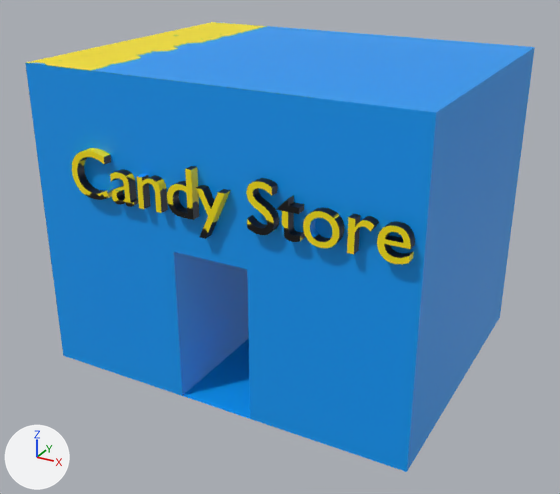
Renders of the FBX model Content/Models/Task6Script/Store_DoorStore.fbx from each side of a commit.
The view is the same before and after, from a camera (50 mm lens) standing at (5.07, -6.76, 5.68) and looking at (0.48, 1.58, 1.51). Arrows for +X, +Y and +Z are at lower left; the lights stay in place. Where no turn or scale is listed for an object, it has been applied to the vertices.

The older version as bpy lines, for what is in view:
```python
me_cube_007 = bpy.data.meshes.new('Cube.007')
me_cube_007.from_pydata(...)  # 1726 vertices, 2546 faces; spans x -2.0..3.0, y -0.23..3.89, z 0.0..4.0
me_cube_007.materials.append(mat_store_doorstore_combinedbakedmaterial_010)  # picture img_store_doorstore_c_png
ob_store_001 = bpy.data.objects.new('Store.001', me_cube_007)
ob_store_001.location = (0.0, 0.0, 0.0)
```
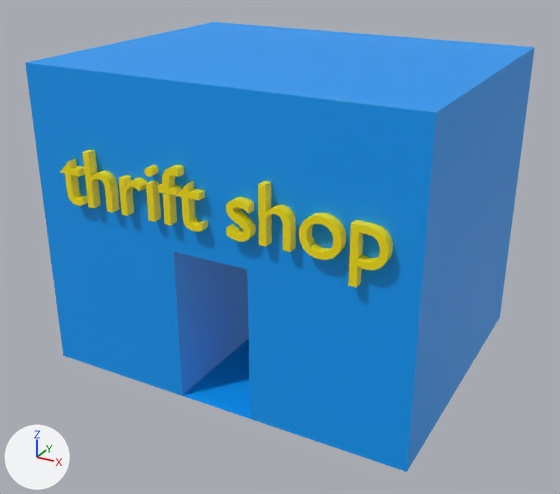
What differs and where, as boxes [x1, y1, x2, y2] in the pictures (560 x 494 px; the box of a moved part takes in the faces that stretch with it):
part 1 of me_cube_007, added
    after: [144, 165, 159, 177]
part 2 of me_cube_007, added (yellow)
    after: [146, 180, 161, 222]
part 3 of me_cube_007, added (yellow)
    after: [158, 165, 184, 225]
part 4 of me_cube_007, added (yellow)
    after: [176, 180, 208, 232]
part 5 of me_cube_007, added (yellow)
    after: [60, 158, 88, 206]
part 6 of me_cube_007, added (yellow)
    after: [83, 149, 119, 212]
part 7 of me_cube_007, added (yellow)
    after: [119, 175, 148, 216]
part 8 of me_cube_007, deleted (yellow)
    before: [110, 169, 138, 207]
part 9 of me_cube_007, deleted
    before: [137, 174, 168, 213]
part 10 of me_cube_007, deleted (yellow)
    before: [347, 214, 379, 254]
part 11 of me_cube_007, moved or reshaped
    before: [167, 166, 415, 264]
    after: [226, 181, 393, 287]
part 12 of me_cube_007, deleted (yellow)
    before: [72, 148, 114, 200]
part 13 of me_cube_007, surface changed
    both: [25, 22, 425, 307]

What the commit changed:
me_cube_007 is used by ob_store_001; location (0.0, 0.0, 0.0).
me_cube_007 had 1726 vertices, 2546 faces and spanned x -2.0..3.0, y -0.23..3.89, z 0.0..4.0.
me_cube_007 now has 1446 vertices, 2114 faces and spans x -2.0..3.0, y -0.23..3.89, z 0.0..4.0.
me_cube_007 part 1: a new loose piece, a 48-sided cylinder along y spanning x -0.25..-0.14, y -0.23..-0.11, z 2.92..3.02, in mat_store_doorstore_combinedbakedmaterial_010 (picture img_store_doorstore_c_png).
me_cube_007 part 2: a new loose piece, a box spanning x -0.24..-0.151, y -0.231..-0.113, z 2.386..2.835, in mat_store_doorstore_combinedbakedmaterial_010 (picture img_store_doorstore_c_png).
me_cube_007 part 3: a new loose piece of 120 vertices spanning x -0.08..0.21, y -0.23..-0.11, z 2.39..3.08, in mat_store_doorstore_combinedbakedmaterial_010 (picture img_store_doorstore_c_png).
me_cube_007 part 4: a new loose piece of 116 vertices spanning x 0.16..0.5, y -0.23..-0.11, z 2.38..2.93, in mat_store_doorstore_combinedbakedmaterial_010 (picture img_store_doorstore_c_png).
me_cube_007 part 5: a new loose piece of 116 vertices spanning x -1.53..-1.2, y -0.23..-0.11, z 2.38..2.93, in mat_store_doorstore_combinedbakedmaterial_010 (picture img_store_doorstore_c_png).
me_cube_007 part 6: a new loose piece of 114 vertices spanning x -1.14..-0.76, y -0.23..-0.11, z 2.39..3.07, in mat_store_doorstore_combinedbakedmaterial_010 (picture img_store_doorstore_c_png).
me_cube_007 part 7: a new loose piece of 110 vertices spanning x -0.63..-0.3, y -0.23..-0.11, z 2.39..2.84, in mat_store_doorstore_combinedbakedmaterial_010 (picture img_store_doorstore_c_png).
me_cube_007 part 8: the loose piece of 348 vertices spanning x -0.76..-0.43, y -0.23..0.0, z 2.51..2.9 is deleted.
me_cube_007 part 9: the loose piece of 114 vertices spanning x -0.37..-0.05, y -0.23..0.0, z 2.51..2.9 is deleted.
me_cube_007 part 10: the loose piece of 110 vertices spanning x 2.24..2.52, y -0.23..0.0, z 2.51..2.9 is deleted.
me_cube_007 part 11: 4 vertices moved within x 1.11..2.07, y -0.23, z 2.54..2.8; 913 vertices removed from x 0.04..2.9, y -0.23..0.0, z 2.32..3.1; 721 vertices added at x 0.82..2.68, y -0.23..-0.11, z 2.16..3.07.
me_cube_007 part 12: 196 vertices removed from x -1.34..-0.82, y -0.23..0.0, z 2.51..3.1.
me_cube_007 part 13: 30 kept faces spanning x -2.0..3.0, y -0.11..3.89, z 0.0..4.0 get new texture (UV) coordinates.
